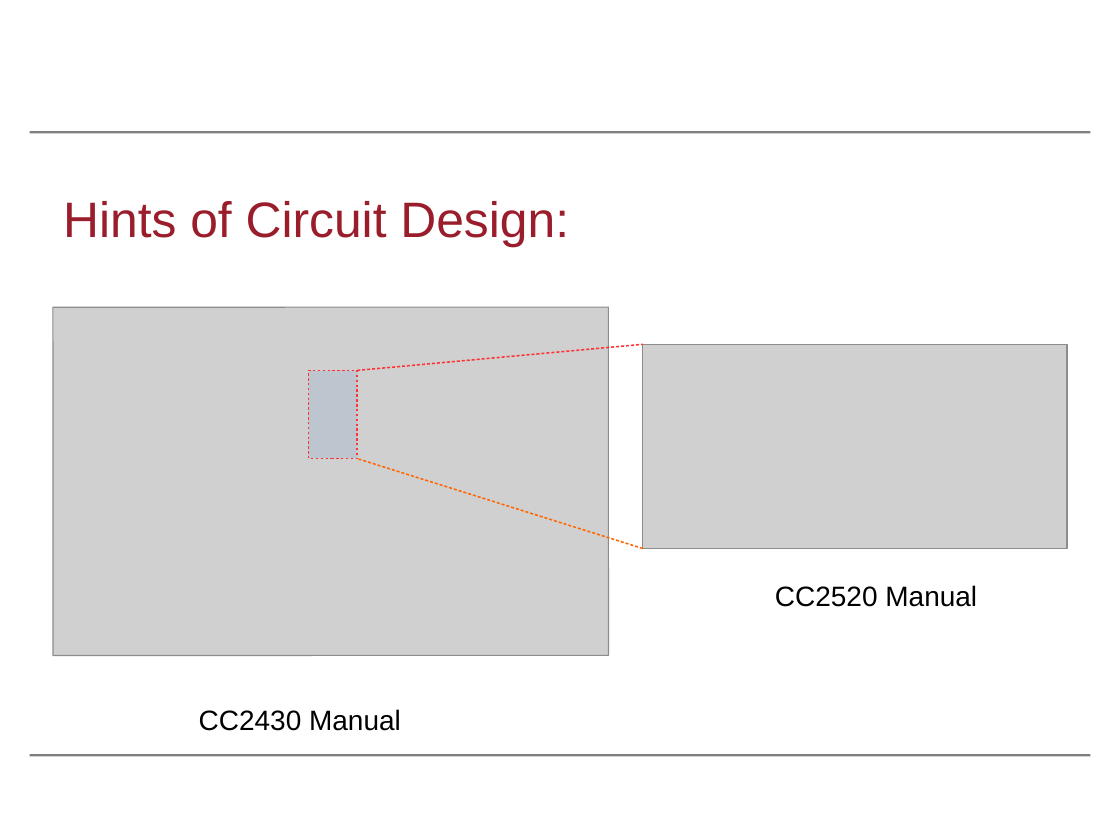
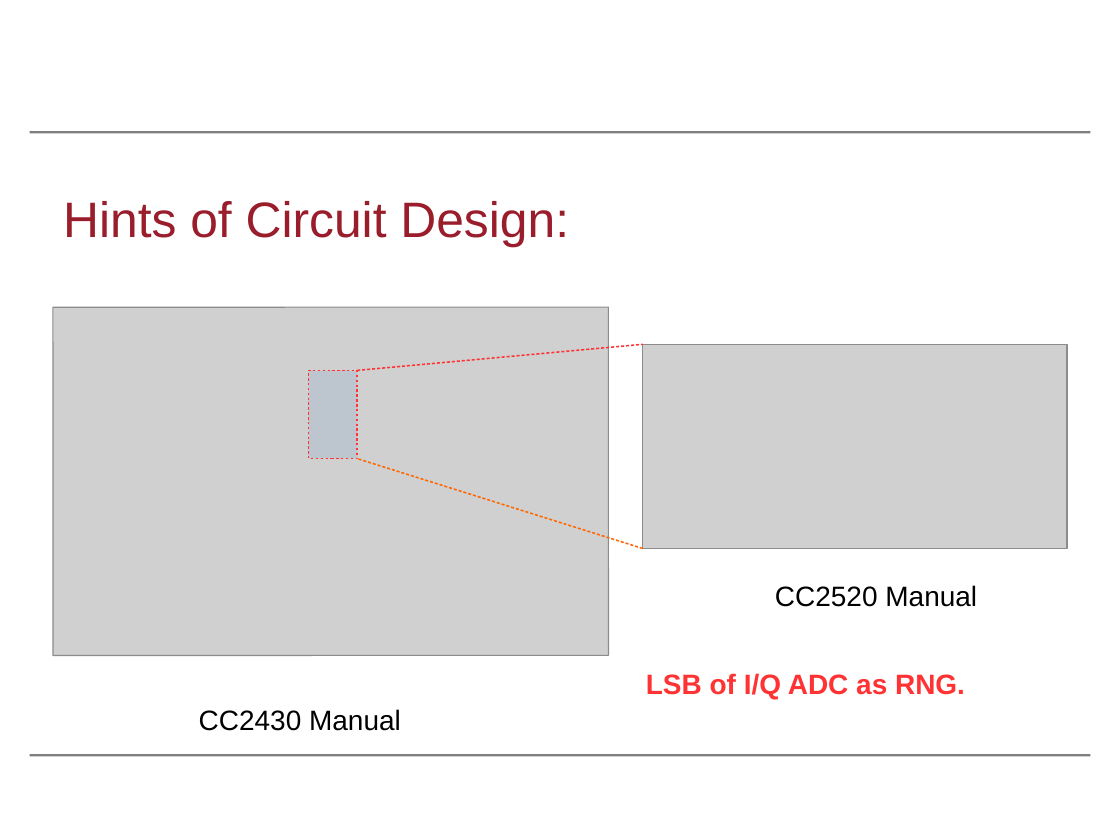
Before and after one commit to Salties/MI-Side-Channel-DTLS, a slide deck: slide 9 of Writings/Cryptographic_Randomness_On_A_CC2538/slides/wifs2016.odp. Drawn at 1120x840 pixels with LibreOffice and Linux fonts; fonts in the diff are those of the drawing; grey boxes stand for pictures; background and template pictures are left out. Boxes give left, top, right and bottom in pixels: in the first picture for what was removed or moved away, otherwise in the second. Text is boxed around its words. In the diff, an @@ line names an element or a change of style, - is before the commit and + after.

```diff
--- a/Writings/Cryptographic_Randomness_On_A_CC2538/slides/wifs2016.odp
+++ b/Writings/Cryptographic_Randomness_On_A_CC2538/slides/wifs2016.odp
@@ text added at (646,673,965,700), 18 pt, text #FF3333, bold @@
+LSB of I/Q ADC as RNG.
```
Also in this commit, not shown: 5 other slides changed, 1 slide added, 1 slide removed, 1 other file.
